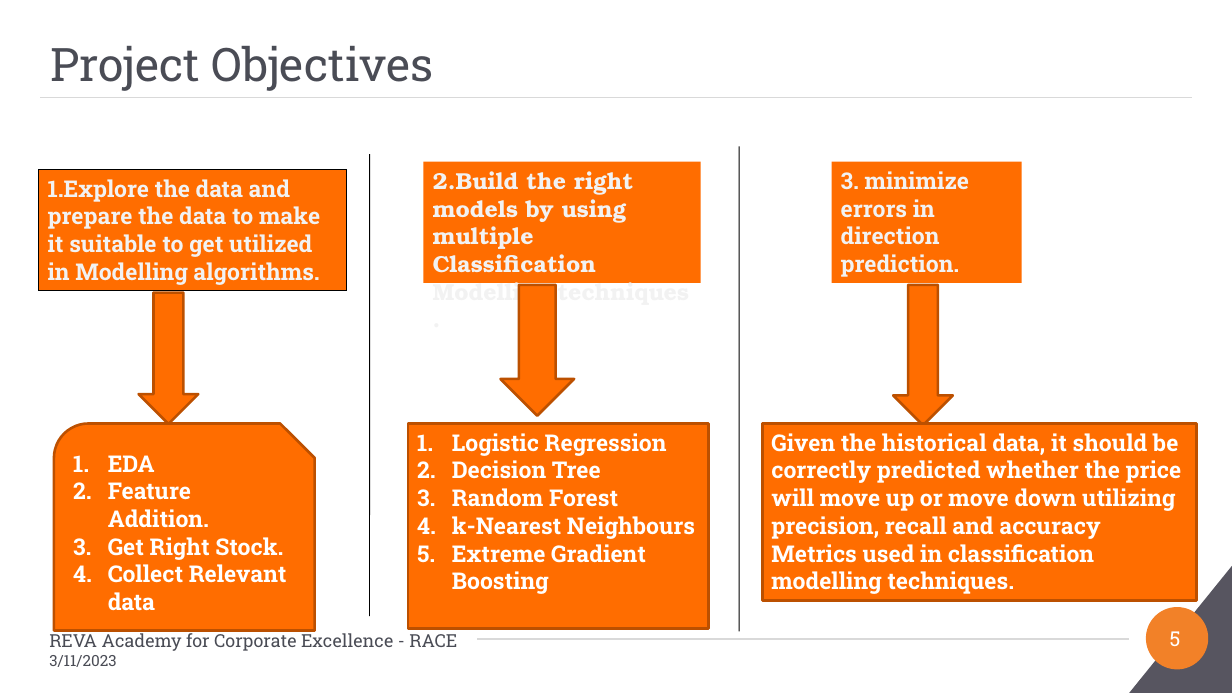
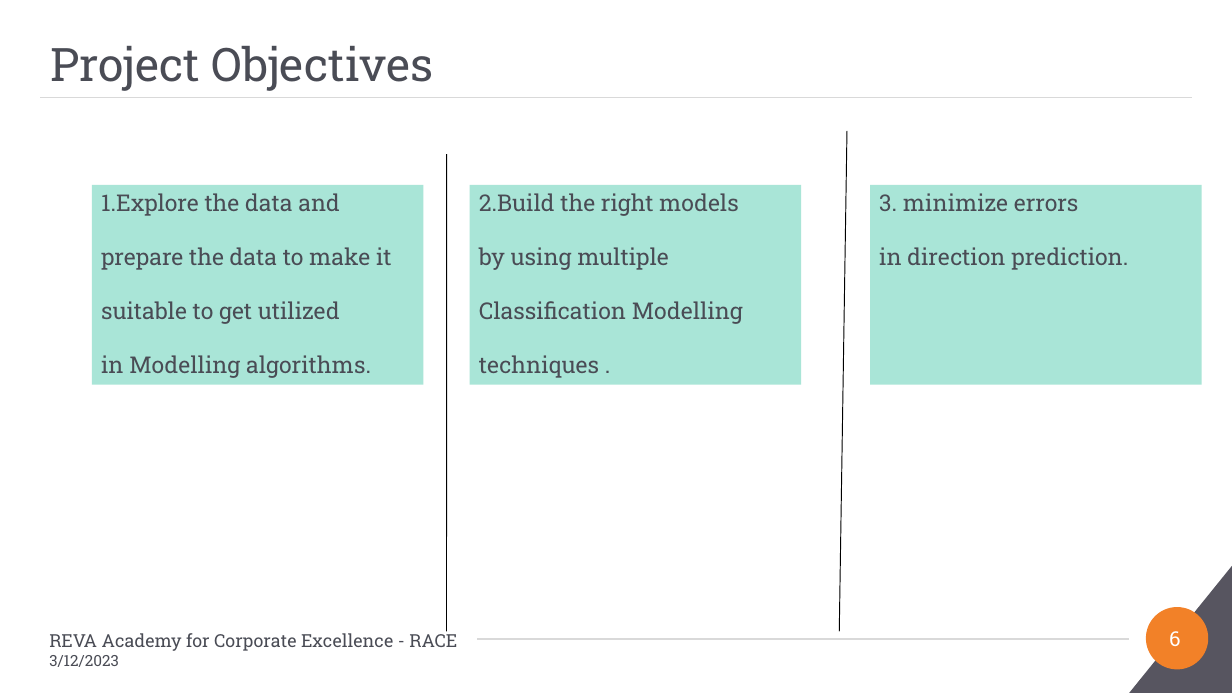
Before and after one commit to Embedded-org/ACCOMPLISHMENTS, a slide deck: slide 6 of RACE_CAPSTONE_PROJECT2/BA_Capstone Project_Final PPT_Anand Mohan_Direction Detection Selected Stocks_2023.pptx (slide 5 before the commit). Drawn at 1232x693 pixels with LibreOffice and Linux fonts; fonts in the diff are those of the drawing; background and template pictures are left out. Boxes give left, top, right and bottom in pixels: in the first picture for what was removed or moved away, otherwise in the second. Text is boxed around its words. In the diff, an @@ line names an element or a change of style, - is before the commit and + after.

```diff
--- a/RACE_CAPSTONE_PROJECT2/BA_Capstone Project_Final PPT_Anand Mohan_Direction Detection Selected Stocks_2023.pptx
+++ b/RACE_CAPSTONE_PROJECT2/BA_Capstone Project_Final PPT_Anand Mohan_Direction Detection Selected Stocks_2023.pptx
@@ line moved from (739, 146) - (739, 631) to (848, 131) - (839, 631) @@
@@ line moved from (370, 154) - (370, 616) to (446, 154) - (446, 631) @@
@@ rectangle "1.Explore the data and": place and size @@
-rectangle "1.Explore the data and" at <box>39,169,347,290</box>
+rectangle "1.Explore the data and" at <box>92,185,424,384</box>
@@ rectangle "1.Explore the data and" at <box>92,185,424,384</box>: fill #FF6D00 to #A9E5D7; outline #000000 0.75 pt to none @@
@@ text in rectangle at <box>101,193,392,378</box>: text changed; text colour #F2F2F2 to #4A4C55; bold off @@
-1.Explore the data and prepare the data to make it suitable to get utilized in Modelling algorithms.
+1.Explore the data and
+prepare the data to make it
+suitable to get utilized
+in Modelling algorithms.
@@ rectangle "2.Build the right models": place and size @@
-rectangle "2.Build the right models" at <box>423,162,701,283</box>
+rectangle "2.Build the right models" at <box>470,185,801,384</box>
@@ rectangle "2.Build the right models" at <box>470,185,801,384</box>: fill #FF6D00 to #A9E5D7 @@
@@ text in rectangle at <box>479,193,743,378</box>: text changed; font TeX Gyre Bonum to Roboto Slab; text colour #F2F2F2 to #4A4C55; bold off @@
-2.Build the right models by using multiple Classification Modelling techniques .
+2.Build the right models
+by using multiple
+Classification Modelling
+techniques .
@@ rectangle "3. minimize errors" at <box>871,185,1202,384</box>: fill #FF6D00 to #A9E5D7 @@
@@ rectangle "3. minimize errors": place and size @@
-rectangle "3. minimize errors" at <box>832,162,1022,283</box>
+rectangle "3. minimize errors" at <box>871,185,1202,384</box>
@@ text in rectangle at <box>879,193,1128,270</box>: text changed; text colour #F2F2F2 to #4A4C55; bold off @@
-3. minimize errors in direction prediction.
+3. minimize errors
+in direction prediction.
@@ down arrow removed at <box>139,293,199,424</box> @@
@@ down arrow removed at <box>501,285,575,416</box> @@
@@ down arrow removed at <box>894,285,954,425</box> @@
@@ snip round rect removed at <box>54,423,314,630</box> @@
-1. EDA
-2. Feature Addition.
-3. Get Right Stock.
-4. Collect Relevant data
@@ rectangle removed at <box>409,423,709,628</box> @@
-1. Logistic Regression
-2. Decision Tree
-3. Random Forest
-4. k-Nearest Neighbours
-5. Extreme Gradient Boosting
@@ rectangle removed at <box>762,423,1197,601</box> @@
-Given the historical data, it should be correctly predicted whether the price will move up or move down utilizing precision, recall and accuracy Metrics used in classification modelling techniques.
@@ text at <box>49,655,119,667</box>: text changed @@
-3/11/2023
+3/12/2023
@@ page number at <box>1169,631,1180,646</box>: text changed @@
-5
+6
```
Also in this commit, not shown: 16 other slides changed, 4 slides added, 1 slide removed.
